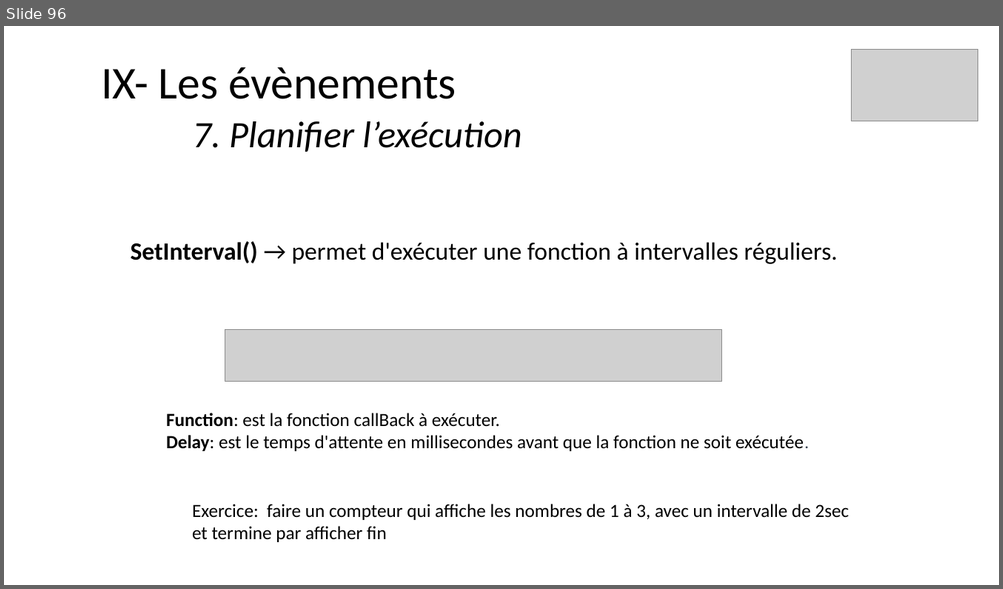
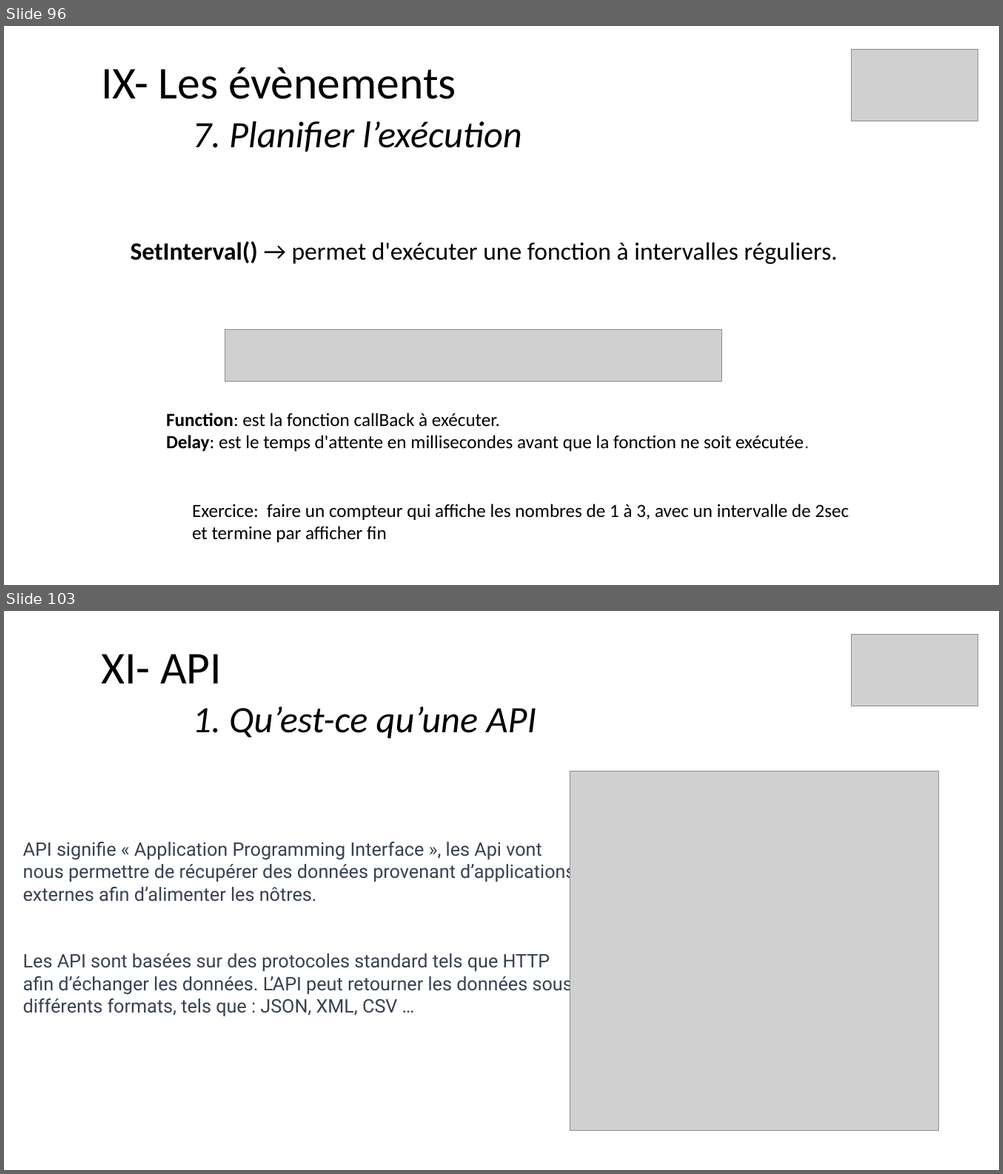
Before and after one commit to ArMb57/JavaScript, a slide deck: cours.pptx. Shown one above the other, each under a label of ours: slide 96 before the commit, slides 96 and 103 after it; the slides between them are not shown. The pictures are 1003x589 and 1003x1174 pixels, drawn with LibreOffice and Linux fonts; fonts in the diff are those of the drawing; grey boxes stand for pictures. Boxes give left, top, right and bottom in pixels: in the first picture for what was removed or moved away, otherwise in the second. Text is boxed around its words. In the diff, an @@ line names an element or a change of style, - is before the commit and + after.

```diff
--- a/cours.pptx
+++ b/cours.pptx
@@ slide 103 added at bbox=[4, 611, 999, 1170], background #FFFFFF @@
@@ title added at bbox=[101, 654, 537, 738], 36 pt, text #000000, italic @@
+XI- API
+1. Qu’est-ce qu’une API
@@ picture added at bbox=[851, 634, 978, 706] @@
@@ picture added at bbox=[570, 772, 939, 1131] @@
@@ text added at bbox=[23, 842, 575, 1017], 18 pt, text #374151 @@
+API signifie « Application Programming Interface », les Api vont nous permettre de récupérer des données provenant d’applications externes afin d’alimenter les nôtres.
+Les API sont basées sur des protocoles standard tels que HTTP afin d’échanger les données. L’API peut retourner les données sous différents formats, tels que : JSON, XML, CSV …
```
Also in this commit, not shown: 17 other slides added, 13 other files.
